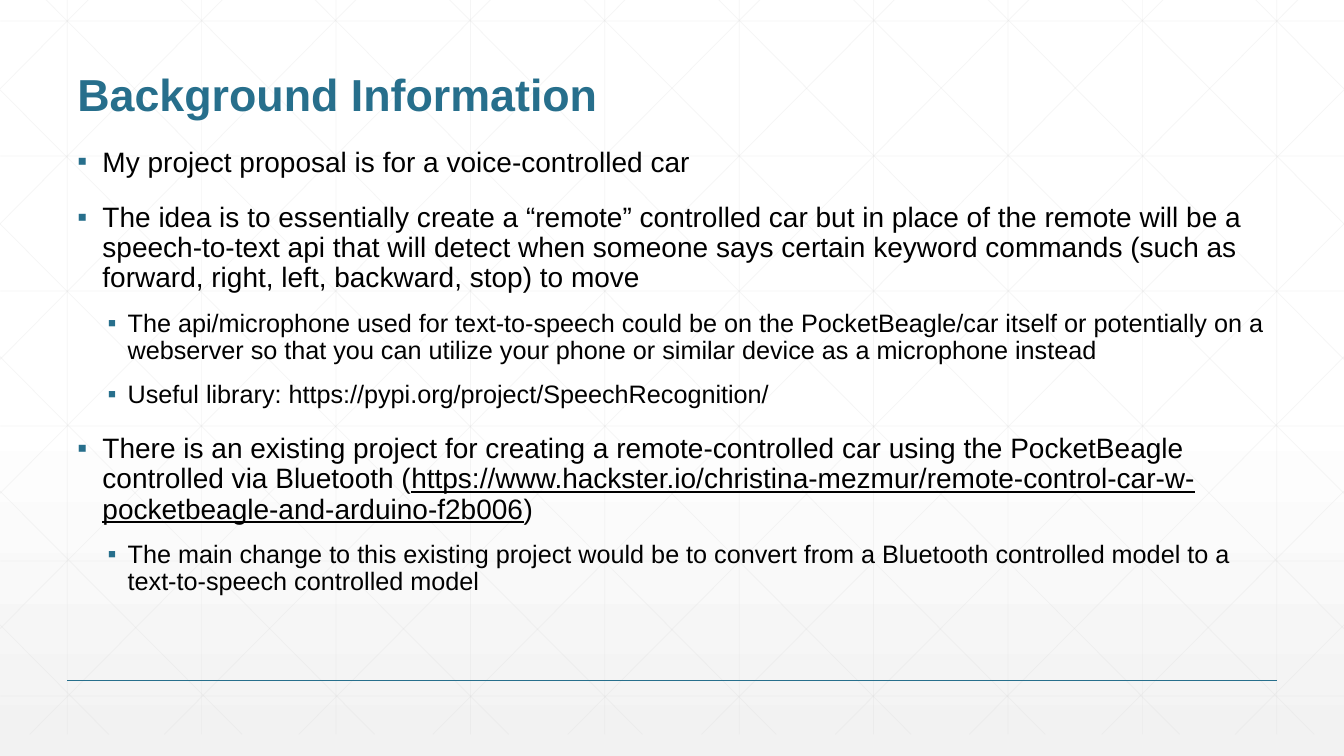
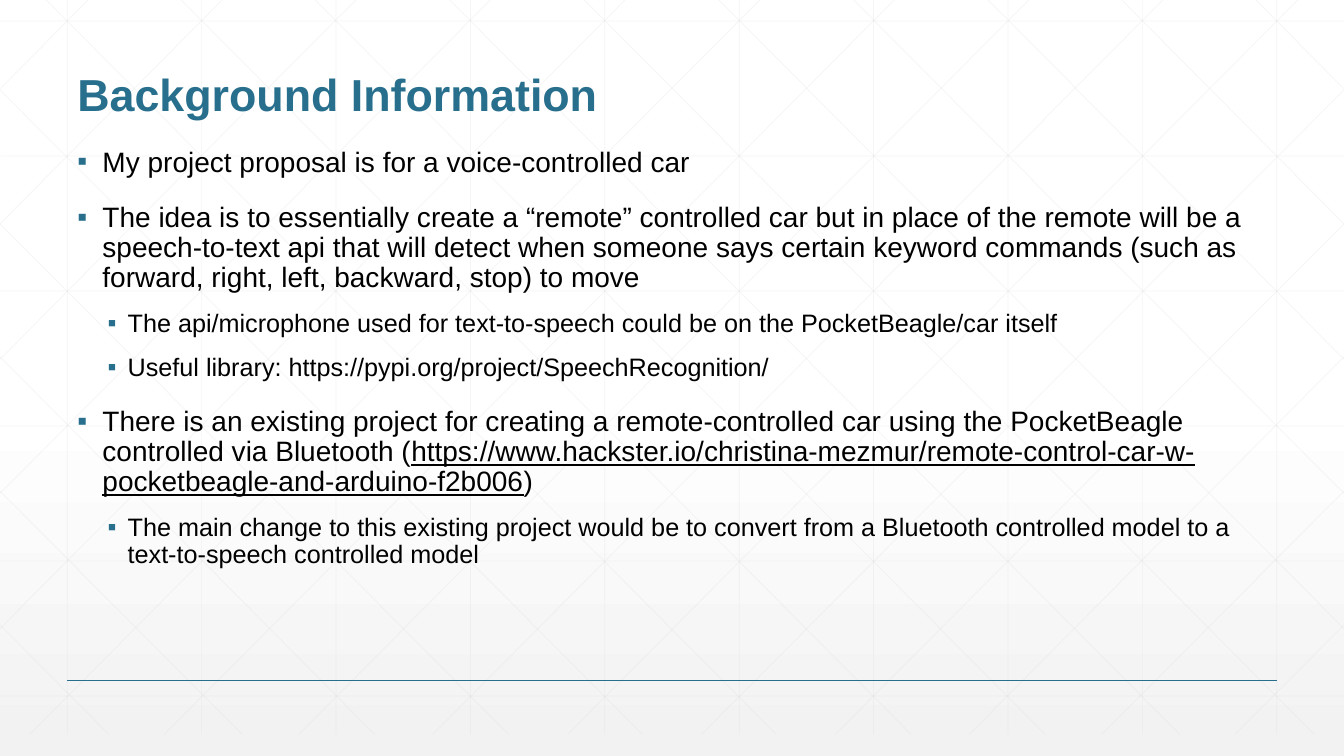
Before and after one commit to jae-kim-1107/ENGI301, a slide deck: slide 2 of project_1/docs/JaeKim_ProjectProposal.pptx (slide 3 before the commit). Drawn at 1344x756 pixels with LibreOffice and Linux fonts; fonts in the diff are those of the drawing. Boxes give left, top, right and bottom in pixels: in the first picture for what was removed or moved away, otherwise in the second. Text is boxed around its words. In the diff, an @@ line names an element or a change of style, - is before the commit and + after.

```diff
--- a/project_1/docs/JaeKim_ProjectProposal.pptx
+++ b/project_1/docs/JaeKim_ProjectProposal.pptx
@@ text at bbox=[128, 313, 1057, 338]: text changed @@
-  ▪ The api/microphone used for text-to-speech could be on the PocketBeagle/car itself or potentially on a webserver so that you can utilize your phone or similar device as a microphone instead
+  ▪ The api/microphone used for text-to-speech could be on the PocketBeagle/car itself
```
Also in this commit, not shown: 3 other slides changed, 1 slide added, 1 slide removed.
